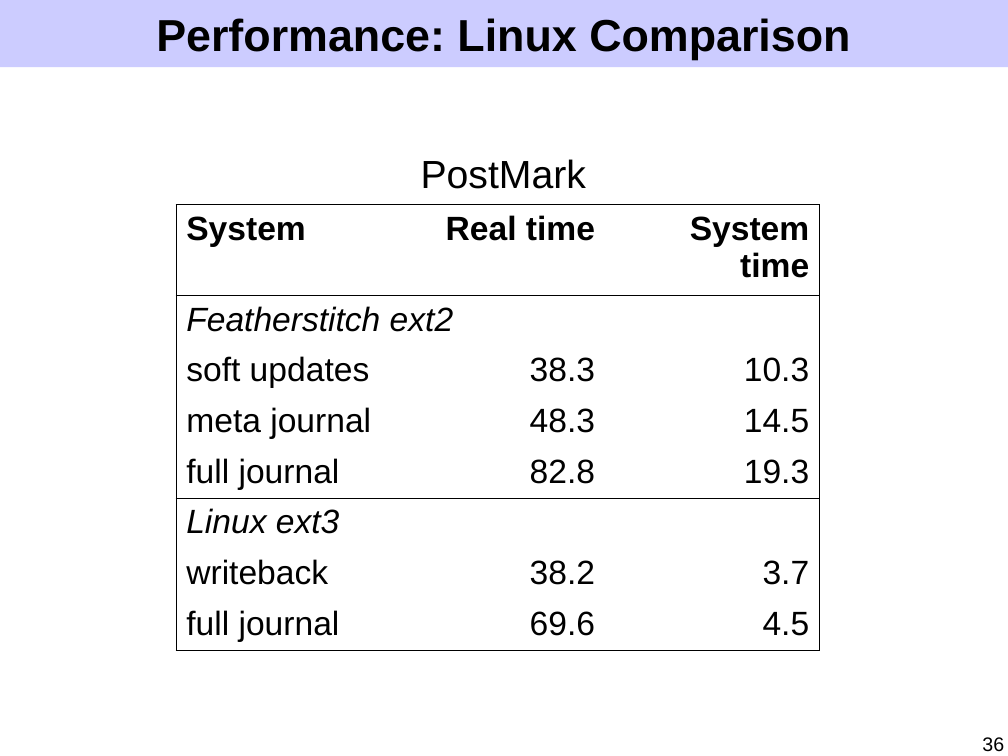
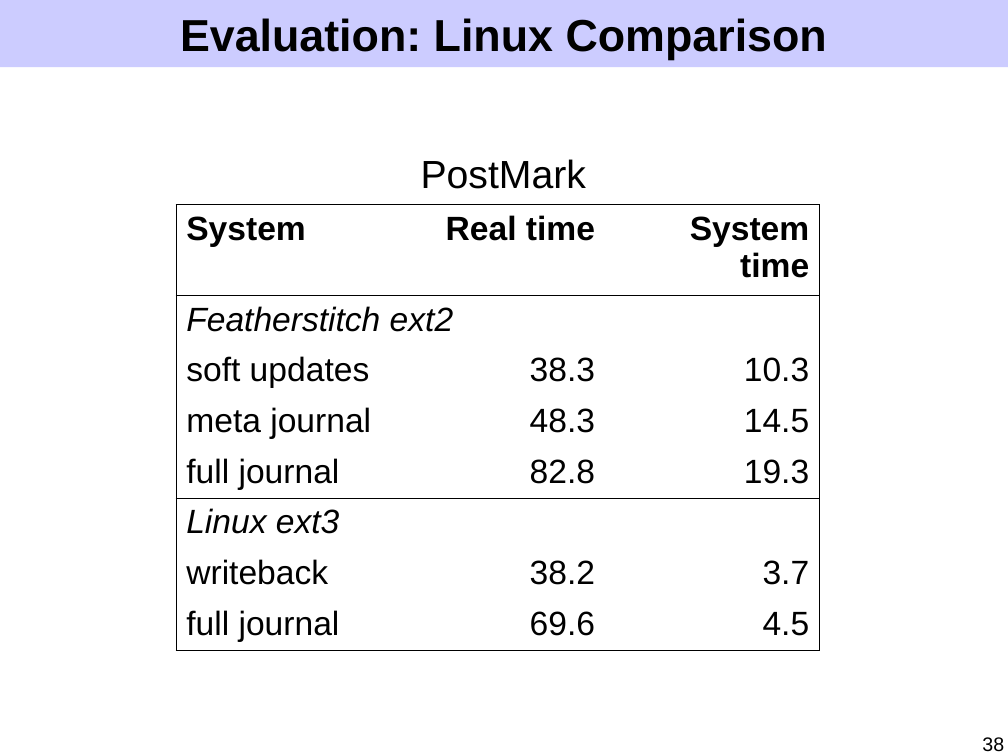
Before and after one commit to ucla-readable/fstitch-doc, a slide deck: slide 38 of sosp/pres.ppt (slide 36 before the commit). Drawn at 1008x756 pixels with LibreOffice and Linux fonts; fonts in the diff are those of the drawing. Boxes give left, top, right and bottom in pixels: in the first picture for what was removed or moved away, otherwise in the second. Text is boxed around its words. In the diff, an @@ line names an element or a change of style, - is before the commit and + after.

```diff
--- a/sosp/pres.ppt
+++ b/sosp/pres.ppt
@@ title at <box>180,18,827,60</box>: text changed @@
-Performance: Linux Comparison
+Evaluation: Linux Comparison
```
Also in this commit, not shown: 12 other slides changed, 2 slides added.
